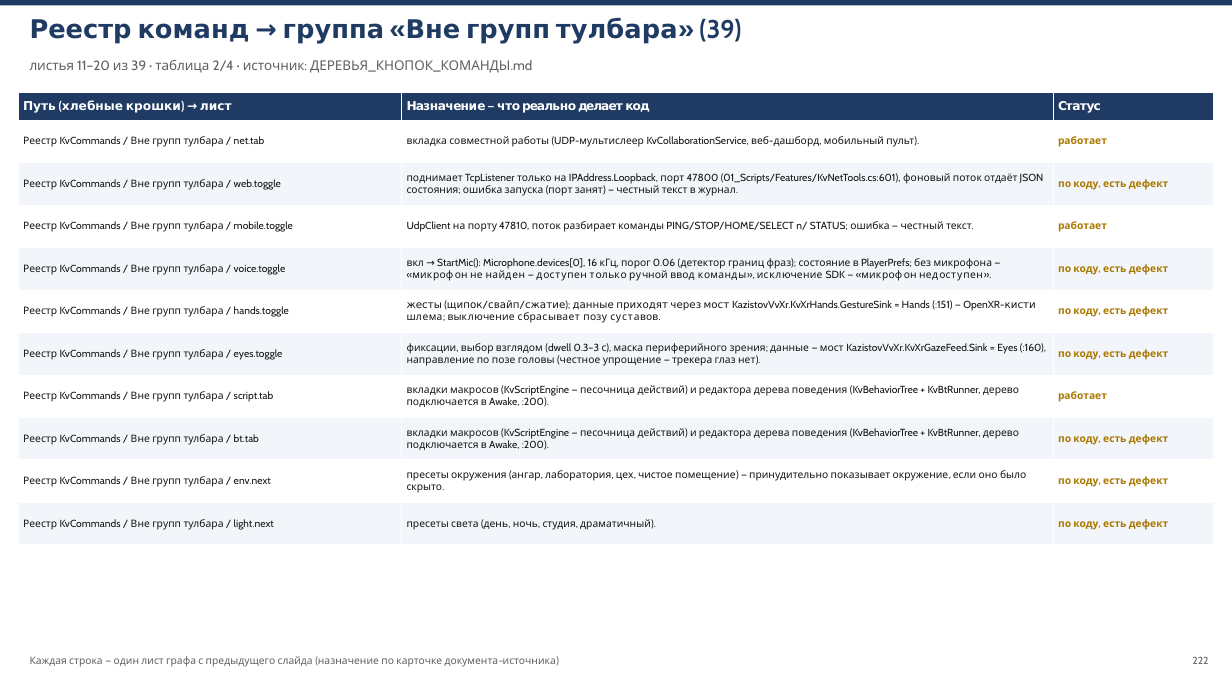
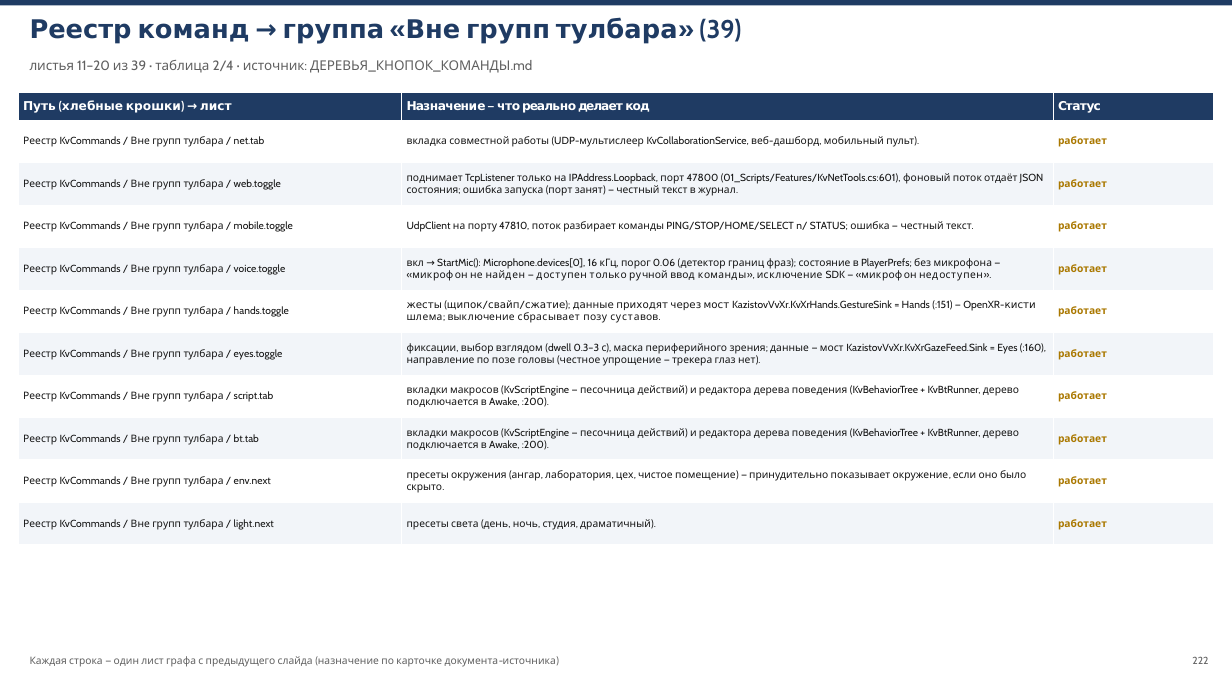
Before and after one commit to V1iktorK/KazistovVv, a slide deck: slide 222 of Docs/КОНСПЕКТ_КНОПОК.pptx. Drawn at 1232x693 pixels with LibreOffice and Linux fonts; fonts in the diff are those of the drawing. Boxes give left, top, right and bottom in pixels: in the first picture for what was removed or moved away, otherwise in the second. Text is boxed around its words. In the diff, an @@ line names an element or a change of style, - is before the commit and + after.

```diff
--- a/Docs/КОНСПЕКТ_КНОПОК.pptx
+++ b/Docs/КОНСПЕКТ_КНОПОК.pptx
@@ table at box(18, 92, 1214, 545) @@
-row 3, column 3: по коду, есть дефект
+row 3, column 3: работает
-row 5, column 3: по коду, есть дефект
+row 5, column 3: работает
-row 6, column 3: по коду, есть дефект
+row 6, column 3: работает
-row 7, column 3: по коду, есть дефект
+row 7, column 3: работает
-row 9, column 3: по коду, есть дефект
+row 9, column 3: работает
-row 10, column 3: по коду, есть дефект
+row 10, column 3: работает
-row 11, column 3: по коду, есть дефект
+row 11, column 3: работает
```
Also in this commit, not shown: 17 other slides changed, 2 other files.
